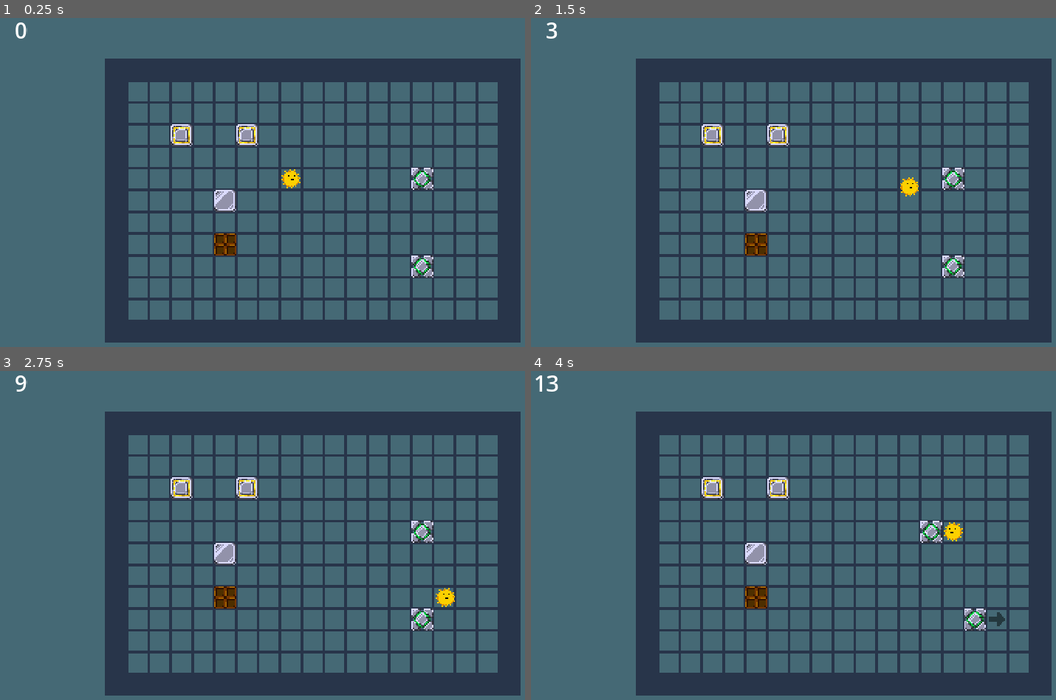
Above: before the commit, frames 1-4 (two rows, left to right).
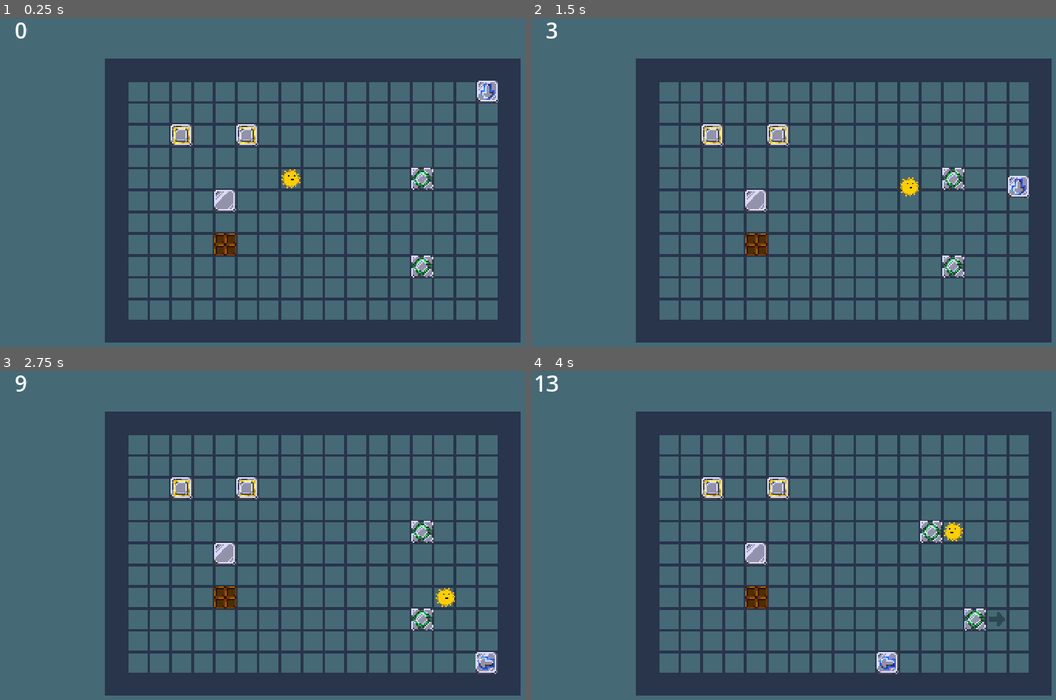
Above: after the commit, the same moments.

Repository: UnstableStrafe/LinkCube
Game: Godot game, scene res://test/test2.tscn
Two runs of this game, one before a commit and one after it. Both use one fixed random seed, a clock stepped at 60 frames per second and the inputs below. This scene is started directly instead of the project's main scene.
Inputs:
- Up to frame 1 (0.25 s): no input
- Up to frame 2 (1.5 s): tap Enter at 0.5 s; hold D (move_right) 0.53-1.28 s; hold Space (next_level) 0.53-1.28 s; hold S (move_down) from 1.28 s (still down); tap Z (undo) at 1.35 s
- Up to frame 3 (2.75 s): release S (move_down) at 2.03 s; hold D (move_right) from 2.03 s (still down); hold Space (next_level) from 2.03 s (still down)
- Up to frame 4 (4 s): release D (move_right) at 2.78 s; release Space (next_level) at 2.78 s; hold W (move_up) 2.78-3.53 s; tap Z (undo) at 2.85 s; hold A (move_left) from 3.53 s (still down); hold Space (next_level) from 3.53 s (still down)

The runs differ from the first frame. In frame 1, 0.3% of the frame differs, in the area x 90-95%, y 19-26%; in frame 2, 0.3%; in frame 3, 0.3%; in frame 4, 0.3%, in the area x 65-71%, y 85-93%.

Commit message:
Clean auto cube and dir preview code

Diff:
--- a/cubes/auto/auto_cube.gd
+++ b/cubes/auto/auto_cube.gd
@@ -12,25 +12,25 @@
 ## ROTATE will rotate 90 degrees clockwise when unable to move.
 @export var auto_type := AutoType.NORMAL
 
-var mov_dir: Vector2:
+var mov_dir: Vector2i:
 	set(dir):
 		mov_dir = dir
 		# This will make the sprite shading rotate properly. Change this and I am liable to bite you alice.
 		match mov_dir:
-			Vector2.DOWN:
+			Vector2i.DOWN:
 				$Sprite2D/ArrowSprite.flip_h = false
 				$Sprite2D/ArrowSprite.flip_v = false
 				$Sprite2D/ArrowSprite.rotation = 0
-			Vector2.UP:
+			Vector2i.UP:
 				$Sprite2D/ArrowSprite.flip_h = false
 				$Sprite2D/ArrowSprite.flip_v = true
 				$Sprite2D/ArrowSprite.rotation = 0
-			Vector2.LEFT:
-				$Sprite2D/ArrowSprite.rotation = mov_dir.angle() - PI / 2
+			Vector2i.LEFT:
+				$Sprite2D/ArrowSprite.rotation_degrees = 90
 				$Sprite2D/ArrowSprite.flip_h = false
 				$Sprite2D/ArrowSprite.flip_v = false
-			Vector2.RIGHT:
-				$Sprite2D/ArrowSprite.rotation = mov_dir.angle() - PI / 2
+			Vector2i.RIGHT:
+				$Sprite2D/ArrowSprite.rotation_degrees = -90
 				$Sprite2D/ArrowSprite.flip_h = true
 				$Sprite2D/ArrowSprite.flip_v = false
 
@@ -63,31 +63,23 @@
 		AutoType.ROTATE:
 			$Sprite2D/ArrowSprite.frame = 2
 
+func can_move(dir: Vector2i) -> bool:
+	# Add additional check to can_move
+	return super(dir) and not is_space_targetted(dir)
+
 func _on_player_move():
-	if not is_space_targetted(mov_dir):
-		if can_move(mov_dir):
-			_push(mov_dir)
-		elif auto_type == AutoType.BOUNCE:
+	# If unable to move in the given direction (something is there)
+	if not can_move(mov_dir):
+		# Change move direction according to rules
+		if auto_type == AutoType.BOUNCE:
 			# Invert mov dir
 			mov_dir *= -1
-			# Just to make sure it won't try to move when it can't move in the new direction
-			if not is_space_targetted(mov_dir):
-				if can_move(mov_dir):
-					_push(mov_dir)
 		elif auto_type == AutoType.ROTATE:
 			# Rotate mov dir clockwise 90 degrees
-			match mov_dir:
-				Vector2.DOWN:
-					mov_dir = Vector2.LEFT
-				Vector2.UP:
-					mov_dir = Vector2.RIGHT
-				Vector2.LEFT:
-					mov_dir = Vector2.UP
-				Vector2.RIGHT:
-					mov_dir = Vector2.DOWN
-			if not is_space_targetted(mov_dir):
-				if can_move(mov_dir):
-					_push(mov_dir)
+			mov_dir = Vector2(mov_dir).rotated(deg_to_rad(90))
+
+	# _push contains all the checks for whether we can move
+	_push(mov_dir)
 
 	targetted_tiles.clear()
 
--- a/cubes/cube.gd
+++ b/cubes/cube.gd
@@ -1,5 +1,7 @@
 class_name Cube
 extends Node2D
+
+signal moved(direction)
 
 ## Is this the cube needed to touch the goal
 @export var is_goal_cube := false
@@ -9,8 +11,6 @@
 @export var cube_pushable := false
 
 const PLAYER_COLLISION_LAYER = 2
-
-signal finished_moving
 
 var is_moving := false
 
@@ -42,7 +42,7 @@
 
 	is_moving = false
 
-	finished_moving.emit()
+	moved.emit(direction)
 
 
 ## Whether the cube can move in the given direction
--- a/cubes/inverted_linked/inverted_linked_cube.gd
+++ b/cubes/inverted_linked/inverted_linked_cube.gd
@@ -6,7 +6,7 @@
 
 func _ready() -> void:
 	super()
-	finished_moving.connect(update_preview)
+
 	# When the player touches a side sensor, make the other cubes preview that direction
 	for linked_cube in get_linked():
 		player_entered_side.connect(linked_cube.preview_direction)
@@ -14,8 +14,7 @@
 
 # Overrides _push to propagate to make all the cubes move
 func _push(direction: Vector2i):
-	if !can_all_move(-direction):
-		return
+	if !can_all_move(-direction): return
 	if is_moving: return
 
 	for cube in get_linked():
@@ -23,13 +22,10 @@
 
 	super(direction)
 
-
-
 ## Perform _push as defined in the linked cube
 ## So to not trigger recursive calls
 func base_push(direction: Vector2i):
 	super._push(direction)
-	print(direction)
 
 func can_all_move(direction: Vector2i) -> bool:
 	return get_linked().all(
@@ -43,37 +39,24 @@
 	linked.erase(self)
 	return linked
 
+# Direction preview sprite
+
 func _on_sensor_area_entered(_area: Area2D, direction: Vector2i) -> void:
 	player_entered_side.emit(direction)
-
 func _on_sensor_area_exited(_area: Area2D) -> void:
 	player_exited_side.emit()
 
-func update_preview() -> void:
-	var dir = $DirPreview.get_position() / 16
-	if can_move(dir):
-		$DirPreview.frame = 0
-	else:
-		$DirPreview.frame = 1
+## Set the position/visibility and then play pulse animation
+func preview_direction(direction: Vector2i) -> void:
+	$DirPreview.position = direction * Global.tile_size
+	$DirPreview.rotation = Vector2(direction).angle() - PI / 2
 
+	update_preview_sprite(direction)
 
-func preview_direction(direction: Vector2i) -> void:
-	%DirPreview.position = direction * Global.tile_size
-	match direction:
-			Vector2i(0, 1):
-				%DirPreview.rotation_degrees = 0
-			Vector2i(-1, 0):
-				%DirPreview.rotation_degrees = 90
-			Vector2i(0, -1):
-				%DirPreview.rotation_degrees = 180
-			Vector2i(1, 0):
-				%DirPreview.rotation_degrees = 270
-	if can_move(direction):
-		$DirPreview.frame = 0
-	else:
-		$DirPreview.frame = 1
-	%DirPreview.show()
+	%DirPreviewPlayer.play("pulse")
 
+func update_preview_sprite(direction: Vector2i) -> void:
+	$DirPreview.frame = 0 if can_move(direction) else 1
 
 func clear_preview() -> void:
-	%DirPreview.hide()
+	%DirPreviewPlayer.play("RESET")
--- a/cubes/inverted_linked/inverted_linked_cube.tscn
+++ b/cubes/inverted_linked/inverted_linked_cube.tscn
@@ -7,6 +7,33 @@
 
 [sub_resource type="RectangleShape2D" id="RectangleShape2D_spgge"]
 size = Vector2(10, 10)
+
+[sub_resource type="Animation" id="Animation_e1oum"]
+length = 0.001
+tracks/0/type = "value"
+tracks/0/imported = false
+tracks/0/enabled = true
+tracks/0/path = NodePath(".:modulate")
+tracks/0/interp = 1
+tracks/0/loop_wrap = true
+tracks/0/keys = {
+"times": PackedFloat32Array(0),
+"transitions": PackedFloat32Array(1),
+"update": 0,
+"values": [Color(1, 1, 1, 0)]
+}
+tracks/1/type = "value"
+tracks/1/imported = false
+tracks/1/enabled = true
+tracks/1/path = NodePath(".:visible")
+tracks/1/interp = 1
+tracks/1/loop_wrap = true
+tracks/1/keys = {
+"times": PackedFloat32Array(0),
+"transitions": PackedFloat32Array(1),
+"update": 1,
+"values": [false]
+}
 
 [sub_resource type="Animation" id="Animation_1dxtg"]
 resource_name = "pulse"
@@ -24,9 +51,22 @@
 "update": 2,
 "values": [0.549, 0.392]
 }
+tracks/1/type = "value"
+tracks/1/imported = false
+tracks/1/enabled = true
+tracks/1/path = NodePath(".:visible")
+tracks/1/interp = 1
+tracks/1/loop_wrap = true
+tracks/1/keys = {
+"times": PackedFloat32Array(0),
+"transitions": PackedFloat32Array(1),
+"update": 1,
+"values": [true]
+}
 
 [sub_resource type="AnimationLibrary" id="AnimationLibrary_0xa83"]
 _data = {
+"RESET": SubResource("Animation_e1oum"),
 "pulse": SubResource("Animation_1dxtg")
 }
 
@@ -79,16 +119,17 @@
 [node name="DirPreview" type="Sprite2D" parent="." index="8"]
 unique_name_in_owner = true
 visible = false
-modulate = Color(1, 1, 1, 0.549)
+modulate = Color(1, 1, 1, 0)
 position = Vector2(16, 0)
 texture = ExtResource("4_yj1l5")
 hframes = 2
 
-[node name="AnimationPlayer" type="AnimationPlayer" parent="DirPreview" index="0"]
+[node name="DirPreviewPlayer" type="AnimationPlayer" parent="DirPreview" index="0"]
+unique_name_in_owner = true
 libraries = {
 "": SubResource("AnimationLibrary_0xa83")
 }
-autoplay = "pulse"
+next/pulse = &"RESET"
 
 [connection signal="area_entered" from="NorthSensor" to="." method="_on_sensor_area_entered" binds= [Vector2i(0, -1)]]
 [connection signal="area_exited" from="NorthSensor" to="." method="_on_sensor_area_exited"]
--- a/test/test2.tscn
+++ b/test/test2.tscn
@@ -1,10 +1,11 @@
-[gd_scene load_steps=6 format=3 uid="uid://cywdio1o0hd5h"]
+[gd_scene load_steps=7 format=3 uid="uid://cywdio1o0hd5h"]
 
 [ext_resource type="PackedScene" uid="uid://7pbu3m2f4nfr" path="res://levels/level_framework.tscn" id="1_4lyhp"]
 [ext_resource type="PackedScene" uid="uid://dnwrgv6drkhpb" path="res://cubes/light/light_cube.tscn" id="2_ux2lq"]
 [ext_resource type="PackedScene" uid="uid://dw20bo3tgee64" path="res://cubes/basic/basic_cube.tscn" id="3_cxb4g"]
 [ext_resource type="PackedScene" uid="uid://gli3dj1km8jm" path="res://cubes/inverted_linked/inverted_linked_cube.tscn" id="5_4lxai"]
 [ext_resource type="PackedScene" uid="uid://bvpwew7mlj4hu" path="res://cubes/rotated_linked/rotated_linked_cube.tscn" id="5_s60n6"]
+[ext_resource type="PackedScene" uid="uid://nfw3dy0wruu7" path="res://cubes/auto/auto_cube.tscn" id="6_iryu2"]
 
 [node name="Level" instance=ExtResource("1_4lyhp")]
 
@@ -31,3 +32,7 @@
 
 [node name="InvertedLinkedCube2" parent="." index="9" instance=ExtResource("5_4lxai")]
 position = Vector2(312, 184)
+
+[node name="AutoCube" parent="." index="10" instance=ExtResource("6_iryu2")]
+position = Vector2(360, 56)
+auto_type = 2
Not shown: 1 places in cubes/inverted_linked/inverted_linked_cube.tscn that only renumber resources
